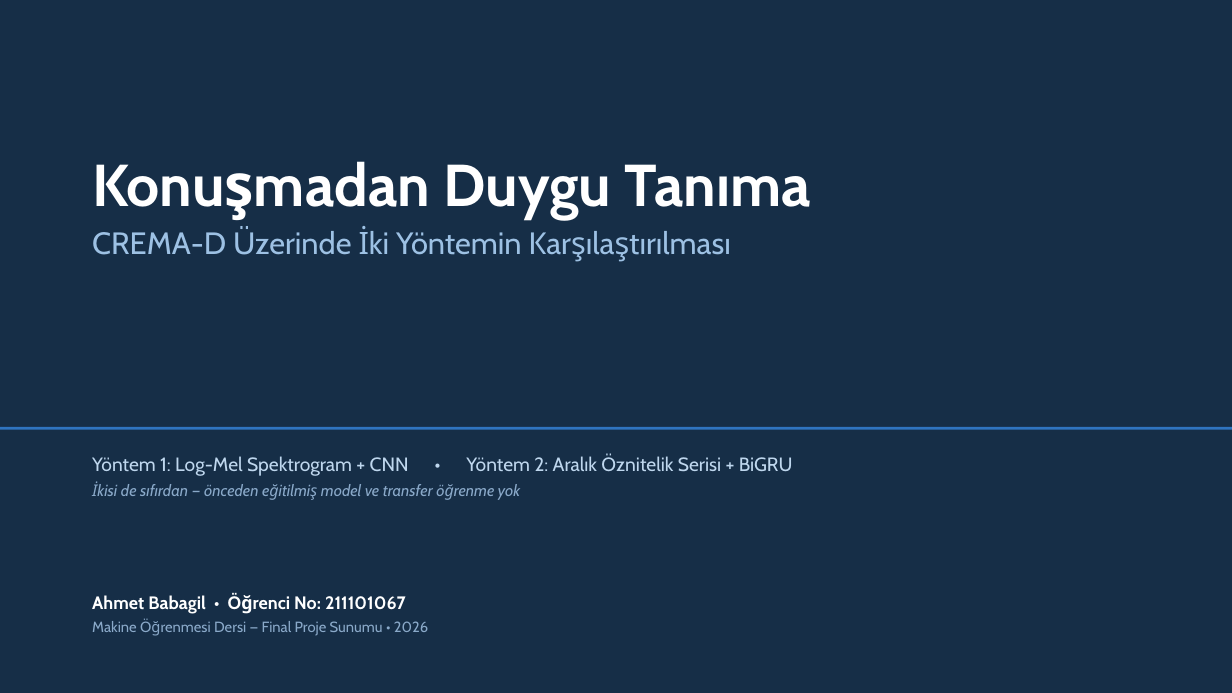
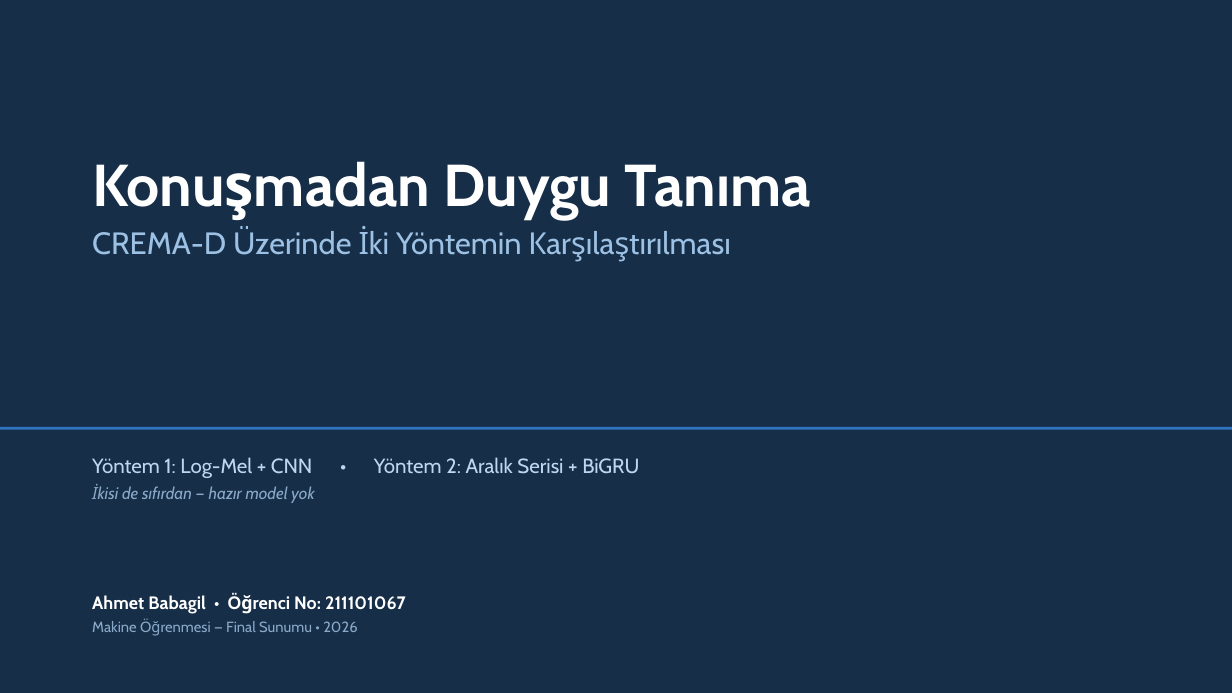
Before and after one commit to AhmetBabagil/speech-emotion-recognition, a slide deck: slide 1 of final/SUNUM_FINAL.pptx. Drawn at 1232x693 pixels with LibreOffice and Linux fonts; fonts in the diff are those of the drawing. Boxes give left, top, right and bottom in pixels: in the first picture for what was removed or moved away, otherwise in the second. Text is boxed around its words. In the diff, an @@ line names an element or a change of style, - is before the commit and + after.

```diff
--- a/final/SUNUM_FINAL.pptx
+++ b/final/SUNUM_FINAL.pptx
@@ text at [92,457,639,503]: text changed; size 15 to 16 pt @@
-Yöntem 1: Log-Mel Spektrogram + CNN • Yöntem 2: Aralık Öznitelik Serisi + BiGRU
-İkisi de sıfırdan — önceden eğitilmiş model ve transfer öğrenme yok
+Yöntem 1: Log-Mel + CNN • Yöntem 2: Aralık Serisi + BiGRU
+İkisi de sıfırdan — hazır model yok
@@ text at [92,621,357,632]: text changed @@
-Makine Öğrenmesi Dersi — Final Proje Sunumu • 2026
+Makine Öğrenmesi — Final Sunumu • 2026
```
Also in this commit, not shown: 17 other slides changed, 9 slides added, 2 slides removed, 12 other files.
